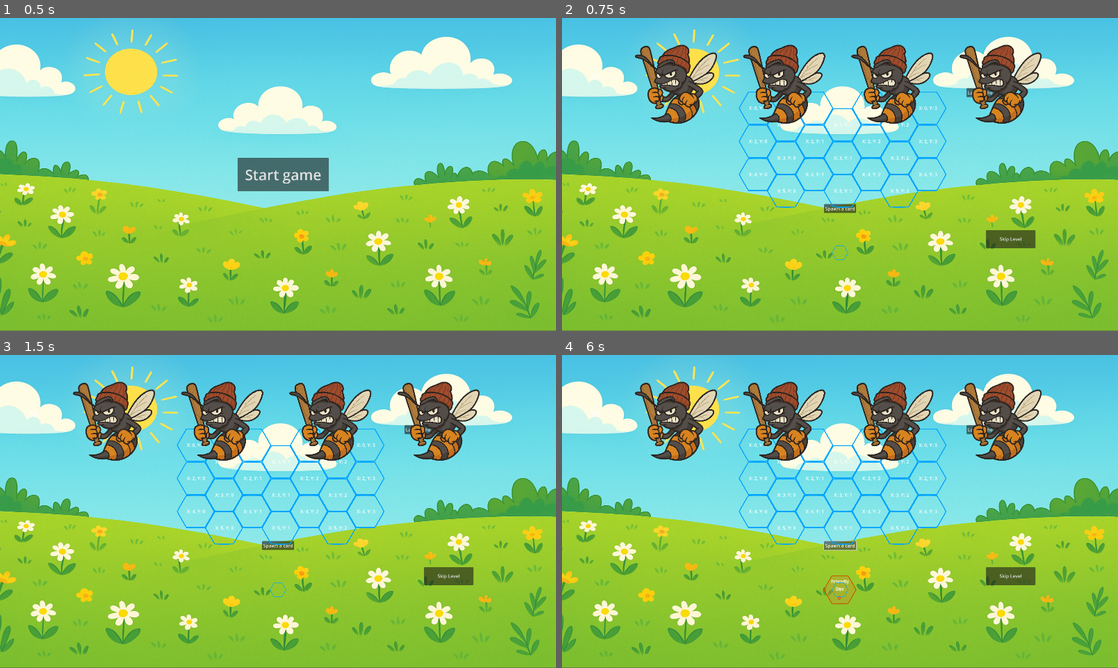
Above: before the commit, frames 1-4 (two rows, left to right).
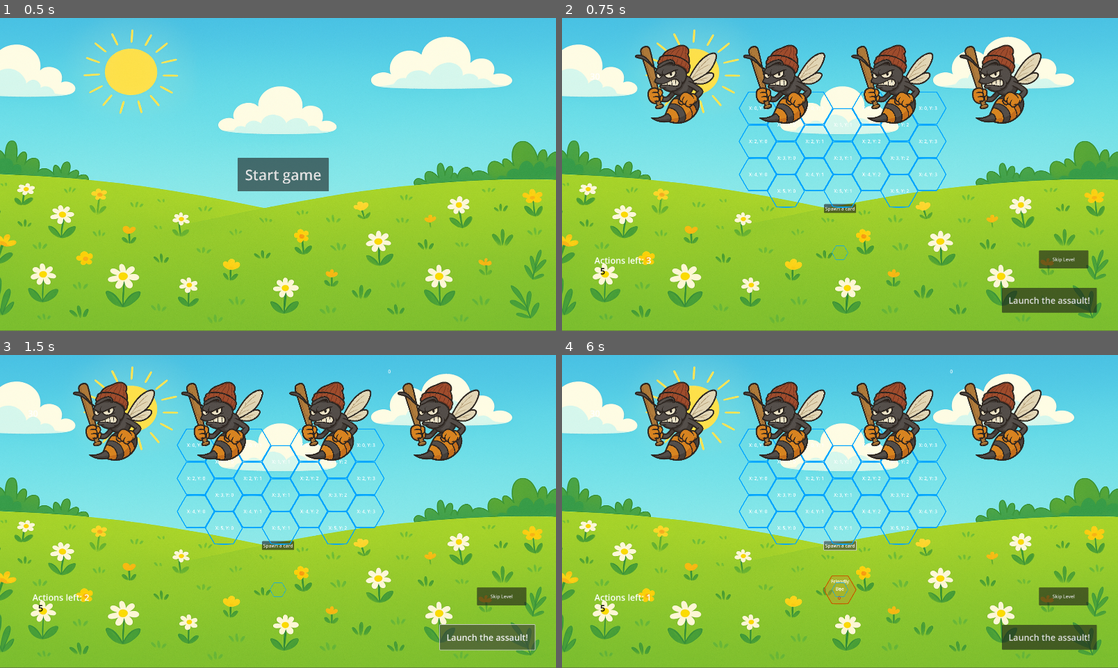
Above: after the commit, the same moments.

Repository: tysia2512/buzzco
Game: Godot game, scene res://scenes/main.tscn
Same seed, same stepped clock (60 frames per second), same inputs: the game is played once before the commit and once after it.
Inputs:
- Up to frame 1 (0.5 s): no input
- Up to frame 2 (0.75 s): click "Start game" at 0.5 s
- Up to frame 3 (1.5 s): click "Launch the assault!" at 1.25 s
- Up to frame 4 (6 s): click "Launch the assault!" at 2 s; click "Skip Level" at 2.75 s; click "Start level 2" at 3.5 s; click "Skip Level" at 4.25 s; click "Start level 3" at 5 s; click "Spawn a card" at 5.75 s

Frame 1 is identical in both runs. In frame 2, 2.6% of the frame differs, in the area x 5-97%, y 22-95%; in frame 3, 2.7%, in the area x 5-97%, y 4-95%; in frame 4, 2.6%.

Commit message:
3 actions per turn

Diff:
--- a/scenes/level_play.tscn
+++ b/scenes/level_play.tscn
@@ -16,10 +16,10 @@
 script = ExtResource("1_1uwbi")
 
 [node name="PollenCount" type="Label" parent="."]
-offset_left = 385.0
-offset_top = 165.0
-offset_right = 524.0
-offset_bottom = 221.0
+offset_left = 132.0
+offset_top = 852.0
+offset_right = 471.0
+offset_bottom = 1013.0
 theme_override_colors/font_color = Color(0, 0, 0, 1)
 theme_override_font_sizes/font_size = 30
 script = ExtResource("1_2jmw1")
@@ -39,10 +39,11 @@
 offset_bottom = 23.0
 
 [node name="LaunchAttackButton" type="Button" parent="."]
-offset_left = 1397.0
-offset_top = 242.0
-offset_right = 1555.0
-offset_bottom = 273.0
+offset_left = 1519.0
+offset_top = 931.0
+offset_right = 1847.0
+offset_bottom = 1017.0
+theme_override_font_sizes/font_size = 30
 text = "Launch the assault!
 "
 script = ExtResource("3_obdjb")
@@ -69,10 +70,10 @@
 position = Vector2(959, 231)
 
 [node name="CheatButton" type="Button" parent="."]
-offset_left = 1464.0
-offset_top = 732.0
-offset_right = 1635.0
-offset_bottom = 794.0
+offset_left = 1647.0
+offset_top = 802.0
+offset_right = 1818.0
+offset_bottom = 864.0
 text = "Skip Level"
 
 [node name="HealthLabel" type="Label" parent="."]
@@ -107,5 +108,15 @@
 horizontal_alignment = 1
 vertical_alignment = 1
 
+[node name="ActionsLeftLabel" type="Label" parent="."]
+offset_left = 112.0
+offset_top = 815.0
+offset_right = 399.0
+offset_bottom = 978.0
+theme_override_font_sizes/font_size = 30
+
+[connection signal="perform_player_action" from="LaunchAttackButton" to="." method="_on_launch_attack_button_perform_player_action"]
 [connection signal="pressed" from="LaunchAttackButton" to="PointCounter" method="_on_launch_attack_button_pressed"]
+[connection signal="perform_player_action" from="CardMovementManager" to="." method="_on_card_movement_manager_perform_player_action"]
+[connection signal="enemy_turn_finished" from="EnemyManager" to="." method="_on_enemy_manager_enemy_turn_finished"]
 [connection signal="pressed" from="CheatButton" to="." method="_on_cheat_button_pressed"]
--- a/scripts/card_movement_manager.gd
+++ b/scripts/card_movement_manager.gd
@@ -1,4 +1,6 @@
 extends Node2D
+
+signal perform_player_action
 
 @onready var grid: Grid = $Grid
 @onready var deck_n_hand: DeckNHand = $DeckNHand
@@ -37,7 +39,7 @@
 	grid.place_card(dragged_card, tile)
 	dragged_card = null
 	offset = Vector2.ZERO
-	GameState.player_finished_turn()
+	perform_player_action.emit()
 
 func drop_card():
 	deck_n_hand.add_card(dragged_card)
--- a/scripts/enemy_manager.gd
+++ b/scripts/enemy_manager.gd
@@ -1,4 +1,6 @@
 class_name EnemyManager extends Node2D
+
+signal enemy_turn_finished
 
 @onready var enemy_spawn_point: EnemySpawnPoint = $EnemySpawnPoint
 
@@ -10,4 +12,4 @@
 	await get_tree().create_timer(1.0).timeout
 	self.scale = original_scale
 	await get_tree().create_timer(0.1).timeout
-	GameState.enemy_finished_turn()
+	enemy_turn_finished.emit()
--- a/scripts/global/game_state.gd
+++ b/scripts/global/game_state.gd
@@ -1,6 +1,5 @@
 extends Node2D
 
-signal enemy_turn_start
 signal player_turn_start
 
 enum TurnStage {
@@ -8,18 +7,12 @@
 	ENEMY_MOVE
 }
 
+const ACTIONS_PER_TURN: int = 3
+
 var turn_stage: TurnStage = TurnStage.PLAYER_MOVE
 
 var player_health: int = 30
 
+# TODO: move this to level_play
 func is_player_turn() -> bool:
 	return turn_stage == TurnStage.PLAYER_MOVE
-
-# playing a card always ends a turn
-func player_finished_turn():
-	turn_stage = TurnStage.ENEMY_MOVE
-	enemy_turn_start.emit()
-
-func enemy_finished_turn():
-	turn_stage = TurnStage.PLAYER_MOVE
-	player_turn_start.emit()
--- a/scripts/launch_attack_button.gd
+++ b/scripts/launch_attack_button.gd
@@ -1 +1,7 @@
 extends Button
+
+signal perform_player_action
+
+func _pressed() -> void:
+	print("BUTTON PRESSED")
+	perform_player_action.emit()
--- a/scripts/level_play.gd
+++ b/scripts/level_play.gd
@@ -3,13 +3,19 @@
 @onready var your_turn_label: Label = $YourTurnLabel
 @onready var enemy_turn_label: Label = $EnemyTurnLabel
 @onready var enemy_manager: EnemyManager = $EnemyManager
+@onready var actions_left_label: Label = $ActionsLeftLabel
 
 signal level_cleared
 signal player_moved
 
+var actions_left_in_turn: int
+
 func _ready() -> void:
-	GameState.enemy_turn_start.connect(start_enemy_turn)
 	GameState.player_turn_start.connect(start_player_turn)
+	actions_left_in_turn = GameState.ACTIONS_PER_TURN
+
+func _process(delta):
+	actions_left_label.text = "Actions left: " + str(actions_left_in_turn)
 
 func prepare_level(level: int):
 	GameState.turn_stage = GameState.TurnStage.PLAYER_MOVE
@@ -18,6 +24,7 @@
 	level_cleared.emit()
 
 func start_enemy_turn():
+	GameState.turn_stage = GameState.TurnStage.ENEMY_MOVE
 	enemy_turn_label.visible = true
 	await get_tree().create_timer(1.0).timeout
 	enemy_turn_label.visible = false
@@ -27,3 +34,20 @@
 	your_turn_label.visible = true
 	await get_tree().create_timer(1.0).timeout
 	your_turn_label.visible = false
+	actions_left_in_turn = GameState.ACTIONS_PER_TURN
+
+func _on_card_movement_manager_perform_player_action() -> void:
+	_perform_action()
+
+func _on_launch_attack_button_perform_player_action() -> void:
+	_perform_action()
+
+func _perform_action():
+	actions_left_in_turn -= 1
+	if actions_left_in_turn == 0:
+		start_enemy_turn()
+
+
+func _on_enemy_manager_enemy_turn_finished() -> void:
+	actions_left_in_turn = GameState.ACTIONS_PER_TURN
+	GameState.turn_stage = GameState.TurnStage.PLAYER_MOVE
